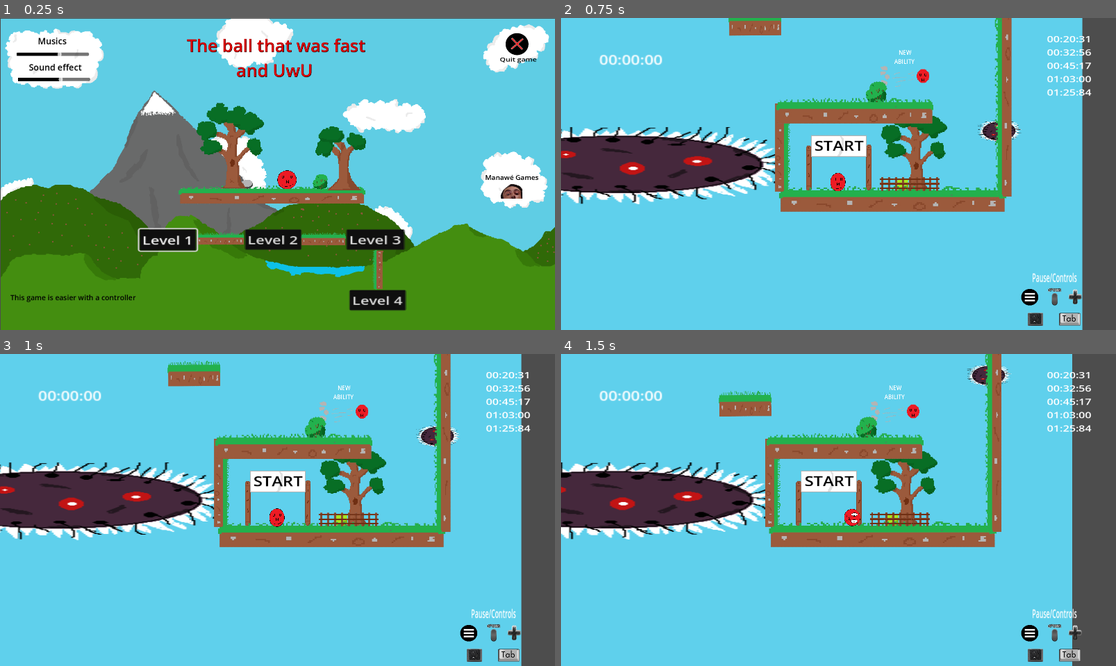
Above: before the commit, frames 1-4 (two rows, left to right).
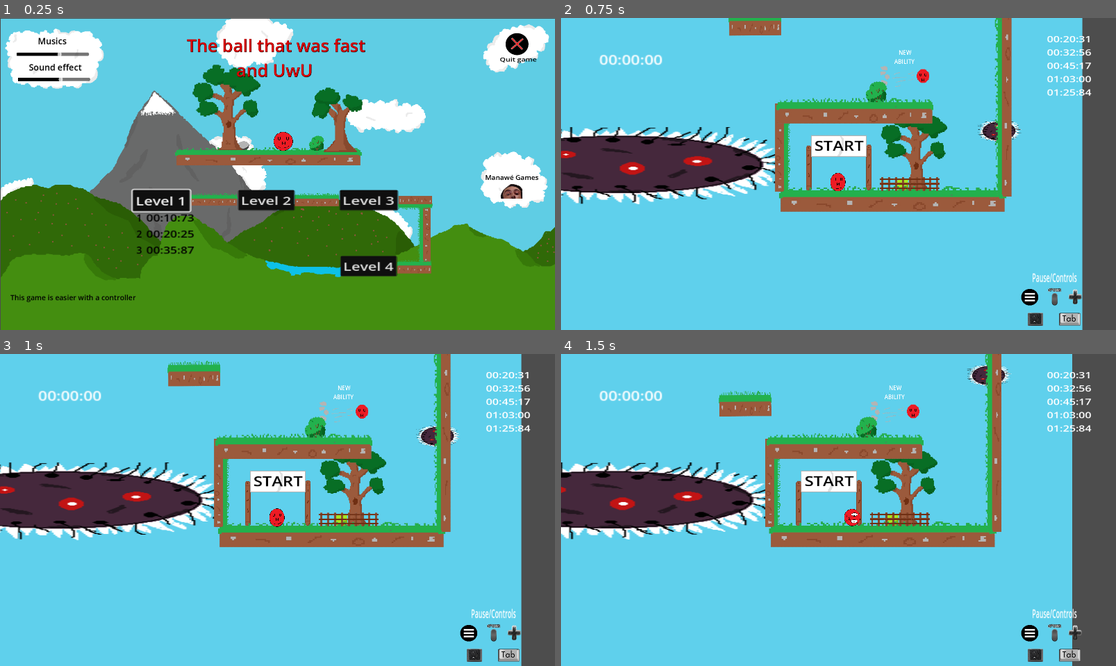
Above: after the commit, the same moments.

Repository: Mahnwe/TheBallThatWasUwU
Game: Godot game, scene res://Scenes/menu.tscn
The game is run twice, just before and just after one commit, with the same random seed, the same clock (stepped at 60 frames per second) and the same inputs. Sound files missing from this copy of the repository are replaced by a short silence.
Inputs (mouse positions are in pixels of both pictures, inside the frame that each line leads up to):
- Up to frame 1 (0.25 s): no input
- Up to frame 2 (0.75 s): click "Level 2" at 0.5 s
- Up to frame 3 (1 s): no input
- Up to frame 4 (1.5 s): tap Enter at 1.25 s; move the mouse to (960, 494) at 1.27 s; hold D (move_right) from 1.28 s (still down); tap C (close_commands) at 1.35 s; click (960, 494) at 1.42 s

The runs differ from the first frame. In frame 1, 14% of the frame differs, in the area x 23-78%, y 14-94%; in frame 2, nothing differs; in frame 3, nothing differs; in frame 4, nothing differs.

Commit message:
Add top times display for each level in the Menu when level's button grab focus

Diff:
--- a/Scenes/menu.tscn
+++ b/Scenes/menu.tscn
@@ -10,6 +10,7 @@
 [ext_resource type="PackedScene" uid="uid://be8h04flewf2h" path="res://Scenes/tree.tscn" id="6_ilarj"]
 [ext_resource type="Texture2D" uid="uid://oyny4a5maq08" path="res://Arts/BackgroundSprite/BackgroundButton.png" id="7_272km"]
 [ext_resource type="PackedScene" uid="uid://doy0e7jnl2886" path="res://Scenes/wall.tscn" id="8_ar47r"]
+[ext_resource type="PackedScene" uid="uid://cr47sovtmwvxp" path="res://Scenes/top_time.tscn" id="10_vv7ov"]
 [ext_resource type="Texture2D" uid="uid://cxpheb5gc4yxu" path="res://Arts/CrossCloseSprite/CloseButton.png" id="11_p1e1o"]
 [ext_resource type="AudioStream" uid="uid://bf3f1t5hsvtmq" path="res://Sound/Musics/MenuMusic.mp3" id="12_m2qtk"]
 [ext_resource type="AudioStream" uid="uid://bcvsiyte7tk2m" path="res://Sound/Effects/ButtonEffect.wav" id="13_owrtn"]
@@ -52,7 +53,7 @@
            and UwU"
 
 [node name="platform" parent="." instance=ExtResource("3_x4hsc")]
-position = Vector2(581, 512)
+position = Vector2(568, 379)
 
 [node name="Sprite2D" type="Sprite2D" parent="platform"]
 position = Vector2(412, 48)
@@ -72,20 +73,20 @@
 position = Vector2(603, 0.875)
 
 [node name="platform2" parent="." instance=ExtResource("3_x4hsc")]
-position = Vector2(670, 695.875)
+position = Vector2(647, 560)
 scale = Vector2(0.254949, 0.68)
 
 [node name="platform3" parent="." instance=ExtResource("3_x4hsc")]
-position = Vector2(1032, 692.875)
+position = Vector2(1009, 557)
 scale = Vector2(0.24, 0.72)
 
 [node name="Level1Button" type="Button" parent="." groups=["MenuButtons"]]
 z_index = 2
 layout_mode = 0
-offset_left = 482.0
-offset_top = 730.875
-offset_right = 558.0
-offset_bottom = 766.875
+offset_left = 459.0
+offset_top = 595.0
+offset_right = 535.0
+offset_bottom = 631.0
 scale = Vector2(2.60997, 2.06604)
 focus_neighbor_left = NodePath("../EffectSlider")
 focus_neighbor_top = NodePath("../QuitButton")
@@ -103,13 +104,21 @@
 scale = Vector2(0.151, 0.23)
 texture = ExtResource("7_272km")
 
+[node name="TopTime" parent="Level1Button" instance=ExtResource("10_vv7ov")]
+visible = false
+layout_mode = 1
+offset_left = -5.36405
+offset_top = 35.3938
+offset_right = -5.36404
+offset_bottom = 35.3938
+
 [node name="Level2Button" type="Button" parent="." groups=["MenuButtons"]]
 z_index = 2
 layout_mode = 0
-offset_left = 846.0
-offset_top = 730.875
-offset_right = 922.0
-offset_bottom = 766.875
+offset_left = 823.0
+offset_top = 595.0
+offset_right = 899.0
+offset_bottom = 631.0
 scale = Vector2(2.6, 2.007)
 focus_neighbor_left = NodePath("../Level1Button")
 focus_neighbor_top = NodePath("../QuitButton")
@@ -126,13 +135,21 @@
 scale = Vector2(0.151, 0.23)
 texture = ExtResource("7_272km")
 
+[node name="TopTime" parent="Level2Button" instance=ExtResource("10_vv7ov")]
+visible = false
+layout_mode = 1
+offset_left = -5.76923
+offset_top = 35.9367
+offset_right = -5.76923
+offset_bottom = 35.9367
+
 [node name="Level3Button" type="Button" parent="." groups=["MenuButtons"]]
 z_index = 2
 layout_mode = 0
-offset_left = 1197.0
-offset_top = 730.875
-offset_right = 1273.0
-offset_bottom = 766.875
+offset_left = 1174.0
+offset_top = 595.0
+offset_right = 1250.0
+offset_bottom = 631.0
 scale = Vector2(2.686, 2.006)
 focus_neighbor_left = NodePath("../Level2Button")
 focus_neighbor_top = NodePath("../QuitButton")
@@ -149,13 +166,21 @@
 scale = Vector2(0.151, 0.23)
 texture = ExtResource("7_272km")
 
+[node name="TopTime" parent="Level3Button" instance=ExtResource("10_vv7ov")]
+visible = false
+layout_mode = 1
+offset_left = -7.44602
+offset_top = 34.8953
+offset_right = -7.44601
+offset_bottom = 34.8953
+
 [node name="Level4Button" type="Button" parent="." groups=["MenuButtons"]]
 z_index = 2
 layout_mode = 0
-offset_left = 1208.0
-offset_top = 940.875
-offset_right = 1284.0
-offset_bottom = 976.875
+offset_left = 1177.0
+offset_top = 823.0
+offset_right = 1253.0
+offset_bottom = 859.0
 scale = Vector2(2.6, 2)
 focus_neighbor_left = NodePath("../Level3Button")
 focus_neighbor_top = NodePath("../Level3Button")
@@ -172,10 +197,28 @@
 scale = Vector2(0.151, 0.23)
 texture = ExtResource("7_272km")
 
+[node name="TopTime" parent="Level4Button" instance=ExtResource("10_vv7ov")]
+visible = false
+layout_mode = 1
+offset_left = -4.61538
+offset_top = 36.5
+offset_right = -4.61539
+offset_bottom = 36.5
+
 [node name="Wall" parent="." instance=ExtResource("8_ar47r")]
-position = Vector2(1404, 797.875)
+position = Vector2(1593, 644)
 rotation = 1.5708
-scale = Vector2(0.44, 1.44)
+scale = Vector2(0.639999, 1.84)
+
+[node name="platform" parent="Wall" instance=ExtResource("3_x4hsc")]
+position = Vector2(220.314, 122.826)
+rotation = -1.5708
+scale = Vector2(0.1, 1.186)
+
+[node name="platform2" parent="Wall" instance=ExtResource("3_x4hsc")]
+position = Vector2(112.501, 48.9129)
+rotation = 1.5708
+scale = Vector2(0.1, 1.186)
 
 [node name="QuitButton" type="Button" parent="." groups=["MenuButtons"]]
 layout_mode = 0
--- /dev/null
+++ b/Scenes/top_time.tscn
@@ -0,0 +1,51 @@
+[gd_scene load_steps=2 format=3 uid="uid://cr47sovtmwvxp"]
+
+[ext_resource type="Script" path="res://Scripts/top_time.gd" id="1_arqek"]
+
+[node name="TopTime" type="Control"]
+layout_mode = 3
+anchors_preset = 15
+anchor_right = 1.0
+anchor_bottom = 1.0
+grow_horizontal = 2
+grow_vertical = 2
+script = ExtResource("1_arqek")
+
+[node name="VBoxContainer2" type="VBoxContainer" parent="."]
+layout_mode = 2
+offset_right = 40.0
+offset_bottom = 77.0
+scale = Vector2(0.8, 1)
+
+[node name="Label" type="Label" parent="VBoxContainer2"]
+layout_mode = 2
+theme_override_colors/font_color = Color(0, 0, 0, 1)
+text = "   1"
+
+[node name="Label2" type="Label" parent="VBoxContainer2"]
+layout_mode = 2
+theme_override_colors/font_color = Color(0, 0, 0, 1)
+text = "   2"
+
+[node name="Label3" type="Label" parent="VBoxContainer2"]
+layout_mode = 2
+theme_override_colors/font_color = Color(0, 0, 0, 1)
+text = "   3"
+
+[node name="VBoxContainer" type="VBoxContainer" parent="."]
+layout_mode = 2
+offset_left = 23.0
+offset_right = 63.0
+offset_bottom = 77.0
+
+[node name="Top1" type="Label" parent="VBoxContainer"]
+layout_mode = 2
+theme_override_colors/font_color = Color(0, 0, 0, 1)
+
+[node name="Top2" type="Label" parent="VBoxContainer"]
+layout_mode = 2
+theme_override_colors/font_color = Color(0, 0, 0, 1)
+
+[node name="Top3" type="Label" parent="VBoxContainer"]
+layout_mode = 2
+theme_override_colors/font_color = Color(0, 0, 0, 1)
--- a/Scripts/menu.gd
+++ b/Scripts/menu.gd
@@ -21,6 +21,12 @@
 	wait_for_focus()
 	if Input.is_action_just_pressed("quit_game"):
 		get_tree().quit()
+	for member in get_tree().get_nodes_in_group("MenuButtons"):
+		if(member.has_focus()):
+			member.get_child(1).show()
+	for member in get_tree().get_nodes_in_group("MenuButtons"):
+		if(!member.has_focus() and member.name != "QuitButton"):
+			member.get_child(1).hide()
 
 func wait_for_focus():
 	for member in get_tree().get_nodes_in_group("MenuButtons"):
--- /dev/null
+++ b/Scripts/top_time.gd
@@ -0,0 +1,47 @@
+extends Control
+
+var timer_rank_1 := 0.0
+var timer_rank_2 := 0.0
+var timer_rank_3 := 0.0
+var timer_rank_4 := 0.0
+var timer_rank_5 := 0.0
+
+var level1_file = FileAccess.open("Ressources/timer_rank_data_level1.json", FileAccess.READ)
+var level2_file = FileAccess.open("Ressources/timer_rank_data_level2.json", FileAccess.READ)
+var level3_file = FileAccess.open("Ressources/timer_rank_data_level3.json", FileAccess.READ)
+var level4_file = FileAccess.open("Ressources/timer_rank_data_level4.json", FileAccess.READ)
+
+var file_data: Array = [timer_rank_1, timer_rank_2, timer_rank_3, timer_rank_4, timer_rank_5]
+
+# Called when the node enters the scene tree for the first time.
+func _ready():
+	get_level_selected()
+	$VBoxContainer/Top1.text = _format_seconds(file_data[0])
+	$VBoxContainer/Top2.text = _format_seconds(file_data[1])
+	$VBoxContainer/Top3.text = _format_seconds(file_data[2])
+
+
+# Called every frame. 'delta' is the elapsed time since the previous frame.
+func _process(_delta):
+	pass
+
+func get_level_selected():
+	if (self.get_parent().name == "Level1Button"):
+		var data = JSON.parse_string(level1_file.get_as_text())
+		file_data = data
+	if (self.get_parent().name == "Level2Button"):
+		var data = JSON.parse_string(level2_file.get_as_text())
+		file_data = data
+	if (self.get_parent().name == "Level3Button"):
+		var data = JSON.parse_string(level3_file.get_as_text())
+		file_data = data
+	if (self.get_parent().name == "Level4Button"):
+		var data = JSON.parse_string(level4_file.get_as_text())
+		file_data = data
+
+func _format_seconds(time : float) -> String:
+	var minutes := time / 60
+	var seconds := fmod(time, 60)
+	var milliseconds := fmod(time, 1) * 100
+
+	return "%02d:%02d:%02d" % [minutes, seconds, milliseconds]
Not shown: 1 places in Scenes/menu.tscn that only renumber resources
